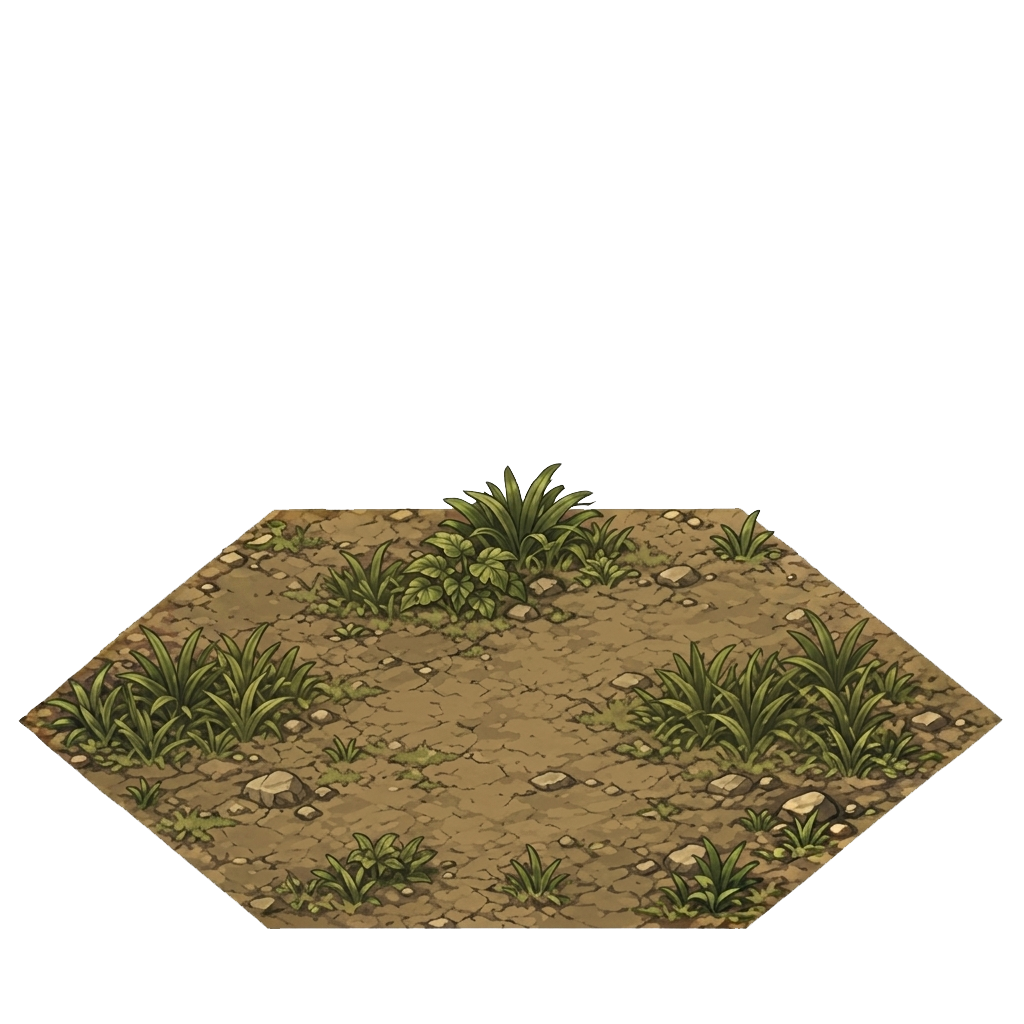
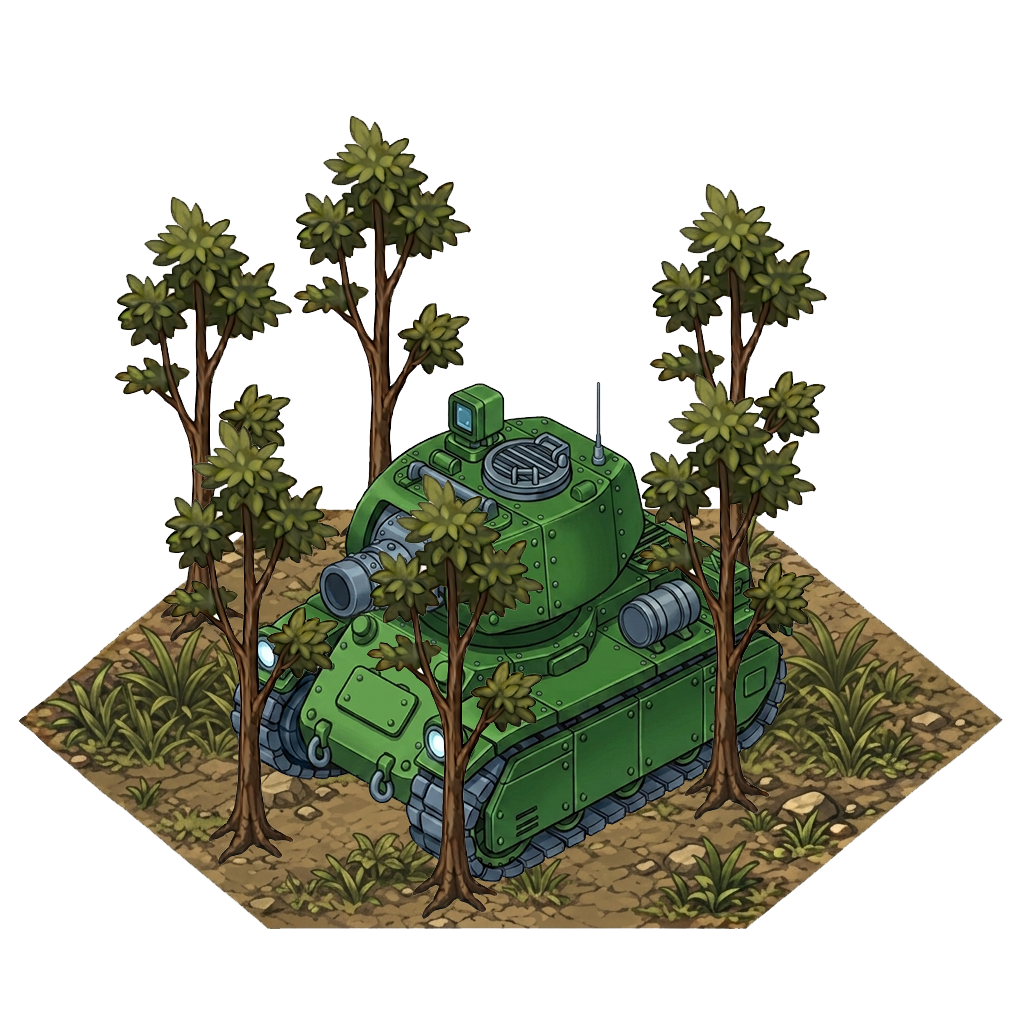
Revision of a layered 1024 x 1024 image; what changed, layer by layer:
added layer "Tree_4" (1st of 6) above "Tree_4" over <box>638,374,817,820</box>
added layer "Tree_4" (2nd of 6) above "Tree_4" over <box>366,473,545,919</box>
added layer "Tree_4" (3rd of 6) above "MT" over <box>162,419,341,865</box>
added layer "MT" above "Tree_4" over <box>230,381,793,882</box>
added layer "Tree_4" (4th of 6) above "Tree_4" over <box>649,183,827,629</box>
added layer "Tree_4" (5th of 6) above "Tree_4" over <box>114,196,293,642</box>
added layer "Tree_4" (6th of 6) above "Soil_hq" over <box>293,115,472,561</box>